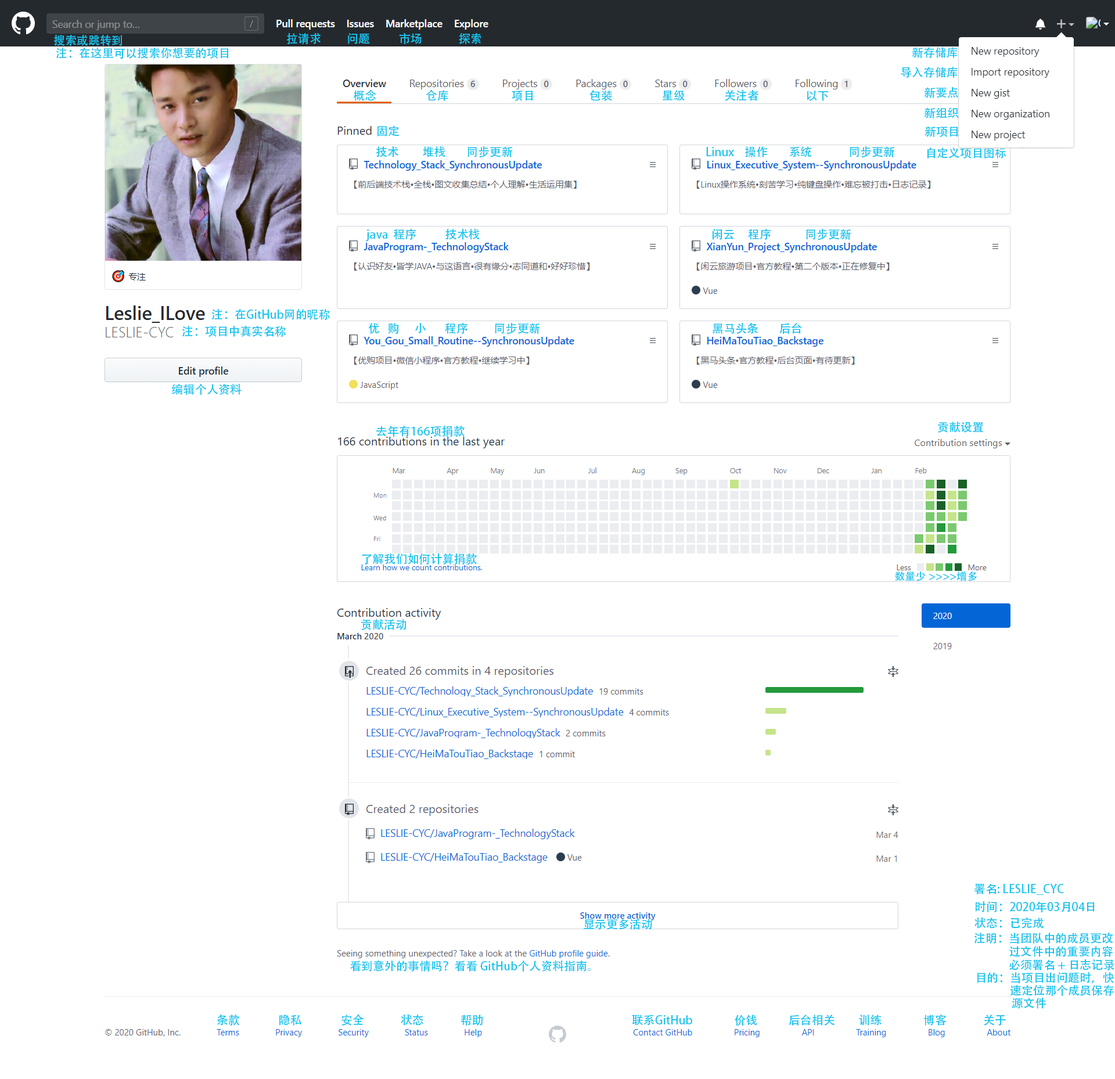
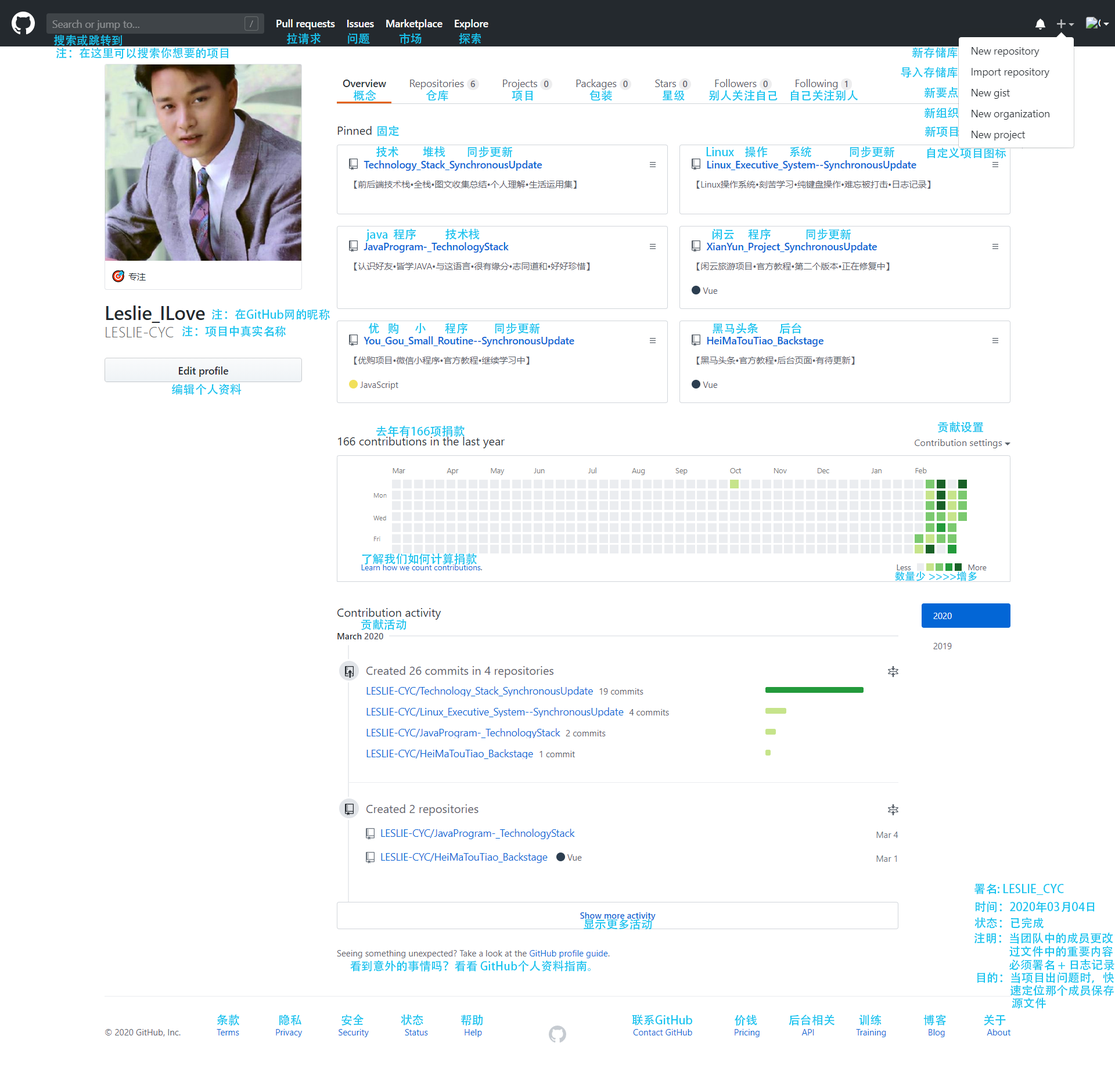
Layers edited between the first and the second 1115 x 1079 image:
painted on "概念 仓库 项目" over [708, 90, 859, 102]
